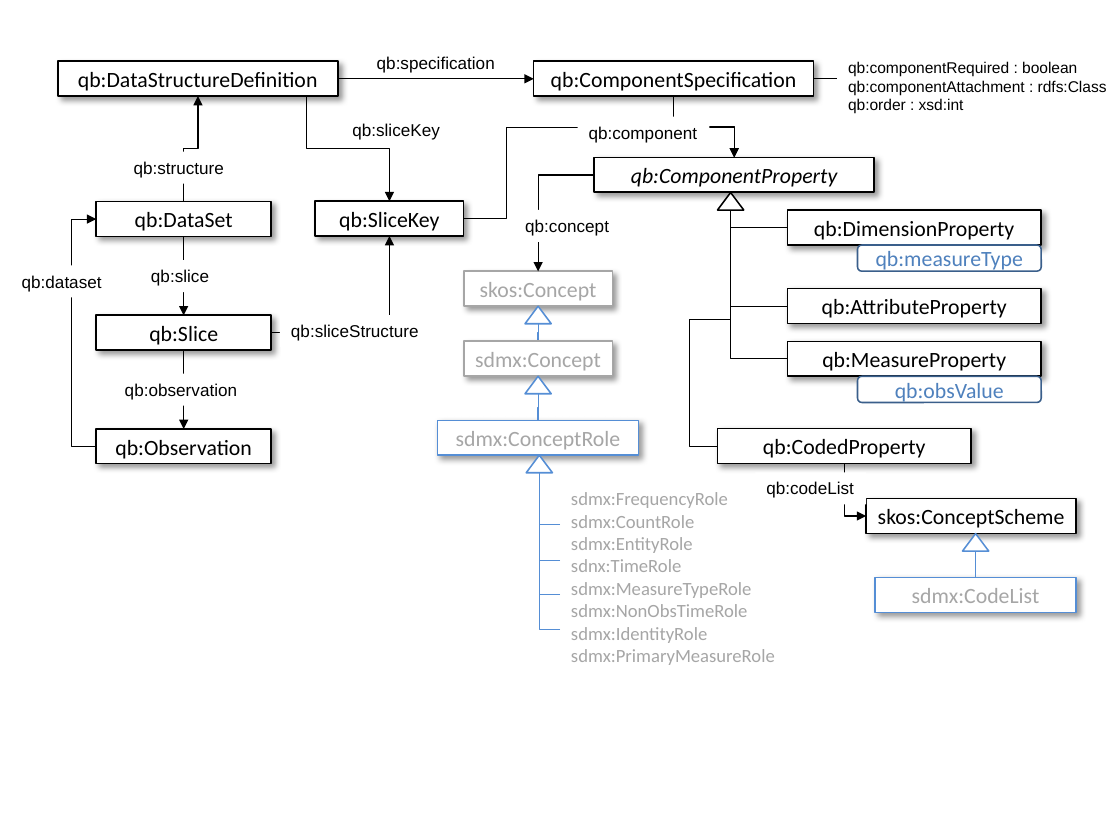
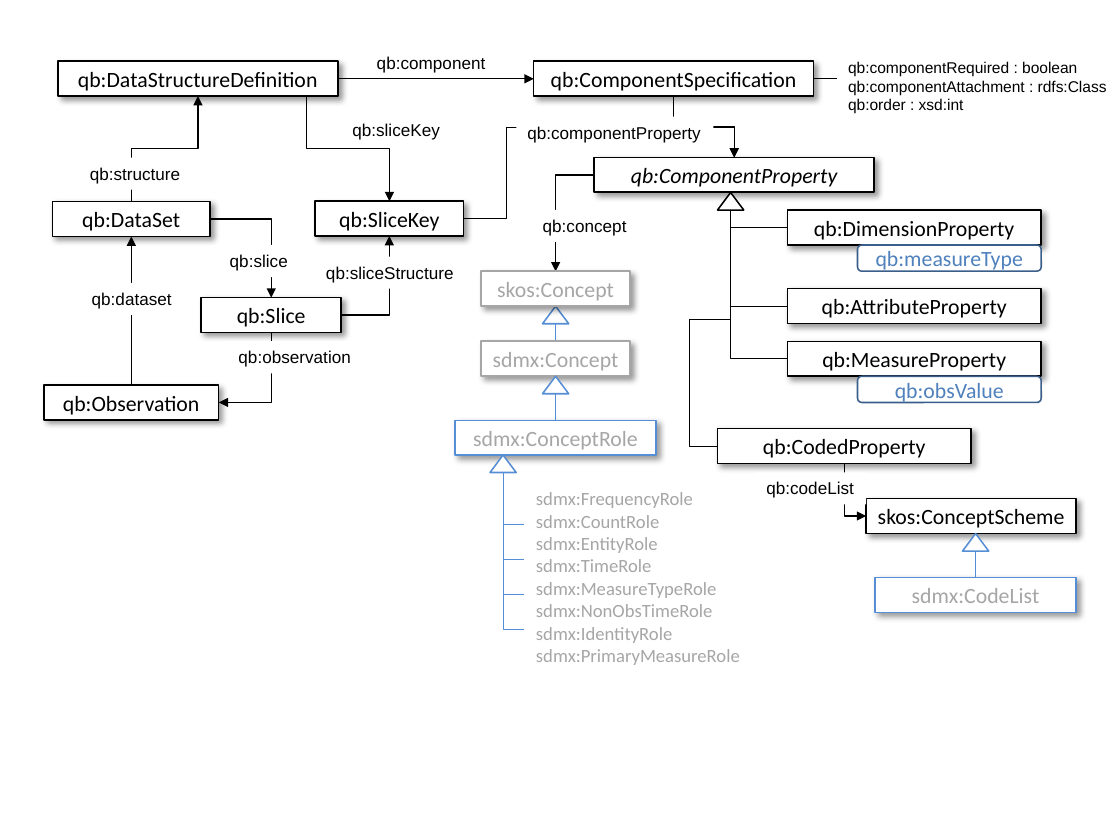
Before and after one commit to Letractively/publishing-statistical-data, a slide deck: slide 1 of specs/src/main/html/qb-fig1.pptx. Drawn at 1120x840 pixels with LibreOffice and Linux fonts; fonts in the diff are those of the drawing. Boxes give left, top, right and bottom in pixels: in the first picture for what was removed or moved away, otherwise in the second. Text is boxed around its words. In the diff, an @@ line names an element or a change of style, - is before the commit and + after.

```diff
--- a/specs/src/main/html/qb-fig1.pptx
+++ b/specs/src/main/html/qb-fig1.pptx
@@ text at [377, 56, 486, 73]: text changed @@
-qb:specification
+qb:component
@@ elbow arrow moved from (184, 202) - (198, 96) to (131, 202) - (198, 96) @@
@@ text at [527, 126, 700, 143]: text changed @@
-qb:component
+qb:componentProperty
@@ text "qb:structure": place and size @@
-text "qb:structure" at [134, 161, 224, 178]
+text "qb:structure" at [90, 167, 180, 184]
@@ elbow arrow moved from (595, 175) - (538, 271) to (595, 175) - (556, 271) @@
@@ rectangle "qb:DataSet": place and size @@
-rectangle "qb:DataSet" at [96, 202, 271, 236]
+rectangle "qb:DataSet" at [53, 202, 211, 236]
@@ elbow arrow moved from (96, 447) - (96, 220) to (131, 385) - (131, 236) @@
@@ elbow arrow moved from (184, 236) - (184, 316) to (209, 220) - (271, 298) @@
@@ elbow arrow moved from (271, 333) - (390, 236) to (342, 315) - (390, 236) @@
@@ text "qb:slice": place and size @@
-text "qb:slice" at [151, 269, 209, 286]
+text "qb:slice" at [230, 254, 288, 271]
@@ text "qb:sliceStructure": place and size @@
-text "qb:sliceStructure" at [291, 324, 419, 341]
+text "qb:sliceStructure" at [326, 266, 454, 283]
@@ text "qb:dataset": place and size @@
-text "qb:dataset" at [22, 275, 102, 292]
+text "qb:dataset" at [92, 292, 172, 309]
@@ rectangle "qb:Slice": place and size @@
-rectangle "qb:Slice" at [96, 315, 271, 349]
+rectangle "qb:Slice" at [202, 298, 342, 333]
@@ 2 rectangles, 2 elbow lines, 1 text: place and size @@
-2 rectangles, 2 elbow lines, 1 text at [464, 219, 613, 420]
+2 rectangles, 2 elbow lines, 1 text at [482, 219, 631, 420]
@@ elbow arrow moved from (184, 351) - (184, 429) to (271, 333) - (218, 402) @@
@@ rectangle "qb:observation": place and size @@
-rectangle "qb:observation" at [125, 383, 237, 400]
+rectangle "qb:observation" at [227, 342, 363, 374]
@@ rectangle "qb:Observation": place and size @@
-rectangle "qb:Observation" at [96, 429, 271, 464]
+rectangle "qb:Observation" at [44, 385, 218, 420]
@@ 2 triangles, 1 rectangle: place and size @@
-2 triangles, 1 rectangle at [438, 306, 640, 455]
+2 triangles, 1 rectangle at [455, 306, 656, 455]
@@ 4 elbow lines, 1 text, 1 triangle: place and size @@
-4 elbow lines, 1 text, 1 triangle at [526, 455, 775, 665]
+4 elbow lines, 1 text, 1 triangle at [489, 455, 740, 665]
@@ text at [536, 492, 693, 572]: text changed @@
-sdmx:FrequencyRole
-sdmx:CountRole
-sdmx:EntityRole
-sdnx:TimeRole
+sdmx:FrequencyRole
+sdmx:CountRole
+sdmx:EntityRole
+sdmx:TimeRole
```
Also in this commit, not shown: 2 other files.
